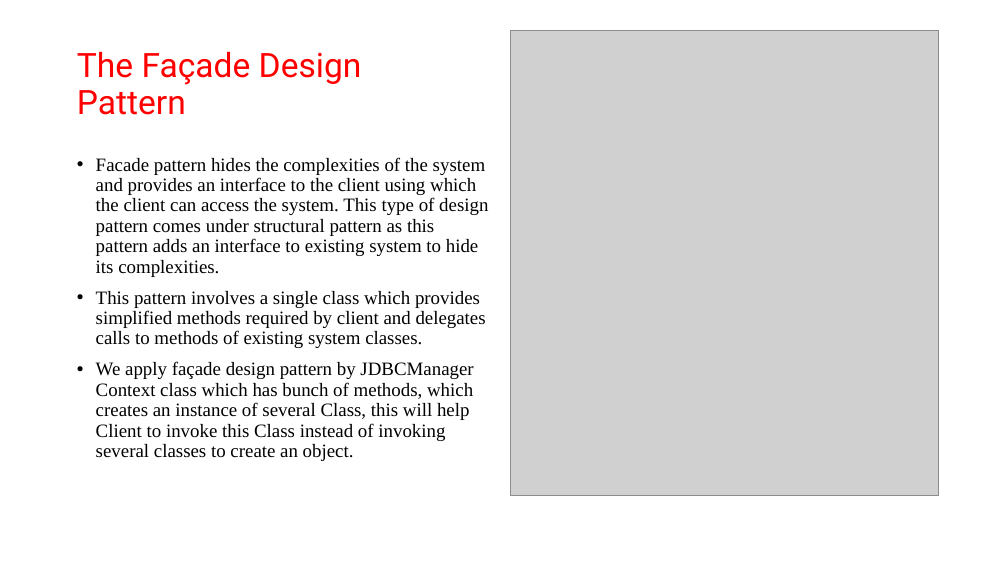
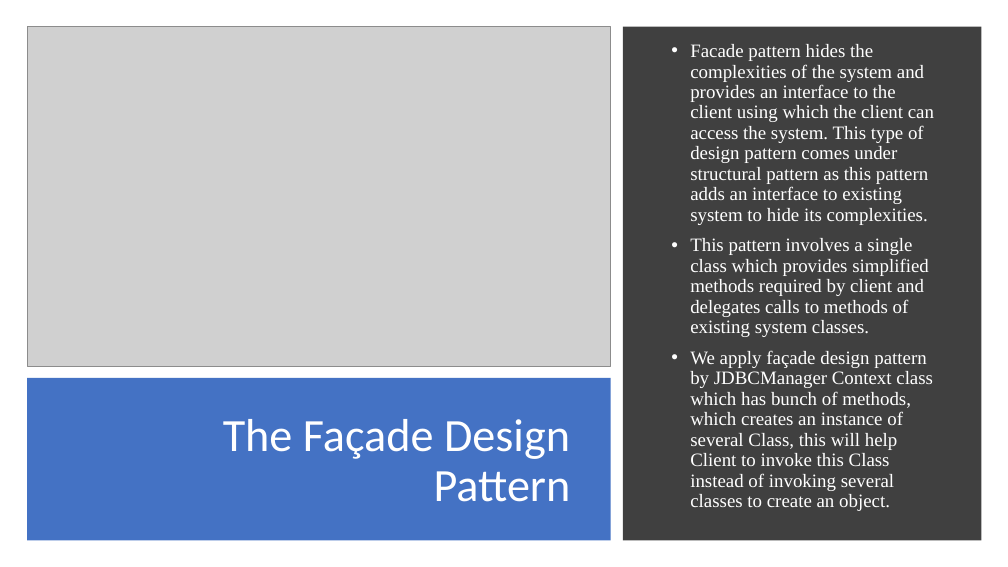
Before and after one commit to asdprojectlibrary/FrameworkLibraryProject, a slide deck: slide 10 of New Microsoft PowerPoint Presentation1.pptx (slide 9 before the commit). Drawn at 1008x567 pixels with LibreOffice and Linux fonts; fonts in the diff are those of the drawing; grey boxes stand for pictures. Boxes give left, top, right and bottom in pixels: in the first picture for what was removed or moved away, otherwise in the second. Text is boxed around its words. In the diff, an @@ line names an element or a change of style, - is before the commit and + after.

```diff
--- a/New Microsoft PowerPoint Presentation1.pptx
+++ b/New Microsoft PowerPoint Presentation1.pptx
@@ picture added at (x1=27, y1=26, x2=611, y2=366) @@
@@ rectangle added at (x1=623, y1=26, x2=982, y2=541), fill #404040 @@
@@ picture removed at (x1=510, y1=30, x2=939, y2=495) @@
@@ text "Facade pattern hides the complexities ..." moved from (x1=96, y1=157, x2=488, y2=461) to (x1=690, y1=64, x2=934, y2=491) @@
@@ text "Facade pattern hides the complexities ..." at (x1=690, y1=64, x2=934, y2=491): text colour #000000 to #FFFFFF; vertical alignment top to middle @@
@@ rectangle added at (x1=27, y1=378, x2=611, y2=541), fill #4472C4 @@
@@ title "The Façade Design Pattern" moved from (x1=77, y1=51, x2=362, y2=115) to (x1=223, y1=419, x2=571, y2=502) @@
@@ title "The Façade Design Pattern" at (x1=223, y1=419, x2=571, y2=502): size 32 to 44 pt, font Roboto to Calibri, text colour #FF0000 to #FFFFFF; alignment left to right @@
```
Also in this commit, not shown: 5 other slides changed, 2 slides added, 2 slides removed.
